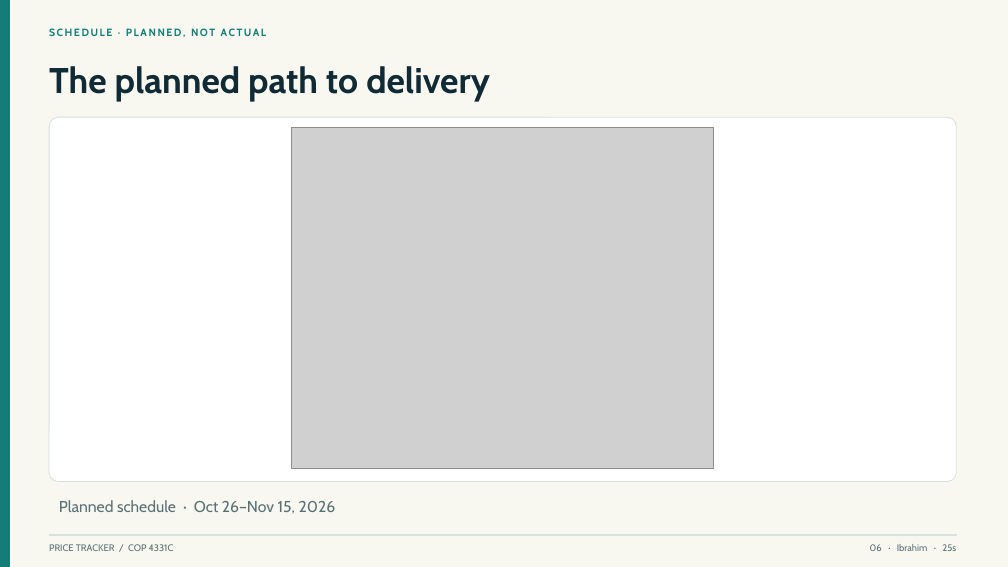
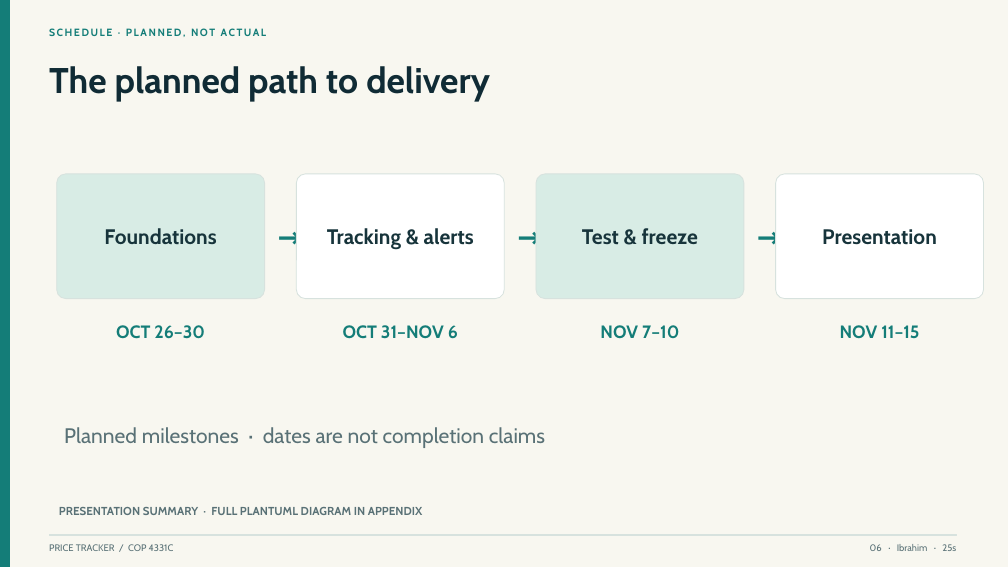
Before and after one commit to aluciencozy/price-tracker, a slide deck: slide 6 of docs/presentation/price-tracker.pptx. Drawn at 1008x567 pixels with LibreOffice and Linux fonts; fonts in the diff are those of the drawing; grey boxes stand for pictures. Boxes give left, top, right and bottom in pixels: in the first picture for what was removed or moved away, otherwise in the second. Text is boxed around its words. In the diff, an @@ line names an element or a change of style, - is before the commit and + after.

Commit message:
Make diagram summaries projector readable

```diff
--- a/docs/presentation/price-tracker.pptx
+++ b/docs/presentation/price-tracker.pptx
@@ picture removed at bbox=[292, 127, 714, 469] @@
@@ rounded rectangle: place and size @@
-rounded rectangle at bbox=[49, 117, 957, 482]
+rounded rectangle at bbox=[57, 174, 265, 299]
@@ rounded rectangle at bbox=[57, 174, 265, 299]: fill #FFFFFF to #D8ECE5; proportions changed @@
@@ rounded rectangle added at bbox=[296, 174, 504, 299], fill #FFFFFF, outline #D7E2DE 0.8 pt @@
@@ rounded rectangle added at bbox=[536, 174, 744, 299], fill #D8ECE5, outline #D7E2DE 0.8 pt @@
@@ rounded rectangle added at bbox=[776, 174, 984, 299], fill #FFFFFF, outline #D7E2DE 0.8 pt @@
@@ text added at bbox=[104, 228, 216, 244], 20 pt, text #17343B, bold @@
+Foundations
@@ text added at bbox=[267, 219, 312, 253], 27 pt, text #147D78, bold @@
+→
@@ text added at bbox=[327, 228, 474, 250], 20 pt, text #17343B, bold @@
+Tracking & alerts
@@ text added at bbox=[507, 219, 552, 253], 27 pt, text #147D78, bold @@
+→
@@ text added at bbox=[582, 228, 698, 244], 20 pt, text #17343B, bold @@
+Test & freeze
@@ text added at bbox=[746, 219, 792, 253], 27 pt, text #147D78, bold @@
+→
@@ text added at bbox=[822, 229, 937, 245], 20 pt, text #17343B, bold @@
+Presentation
@@ text at bbox=[116, 325, 205, 339]: text changed; size 15 to 17 pt; text colour #597176 to #147D78; bold on @@
-Planned schedule · Oct 26–Nov 15, 2026
+OCT 26–30
@@ text added at bbox=[343, 325, 458, 339], 17 pt, text #147D78, bold @@
+OCT 31–NOV 6
@@ text added at bbox=[600, 325, 679, 339], 17 pt, text #147D78, bold @@
+NOV 7–10
@@ text added at bbox=[840, 325, 919, 339], 17 pt, text #147D78, bold @@
+NOV 11–15
@@ text added at bbox=[64, 427, 545, 448], 20 pt, text #597176 @@
+Planned milestones · dates are not completion claims
@@ text added at bbox=[59, 507, 423, 515], 11 pt, text #597176, bold @@
+PRESENTATION SUMMARY · FULL PLANTUML DIAGRAM IN APPENDIX
```
Also in this commit, not shown: 3 other slides changed, 8 slides added, 2 slides removed, 4 other files.
